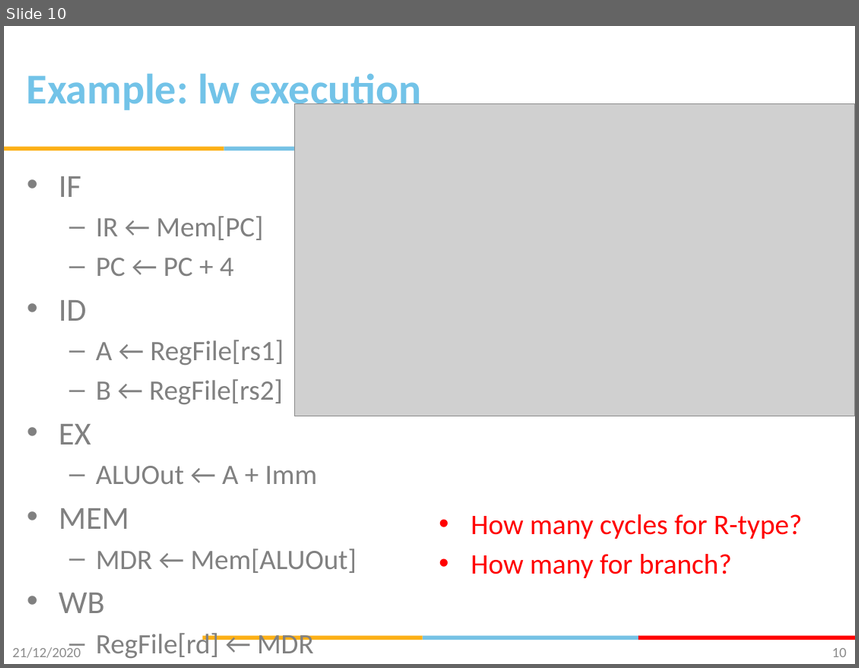
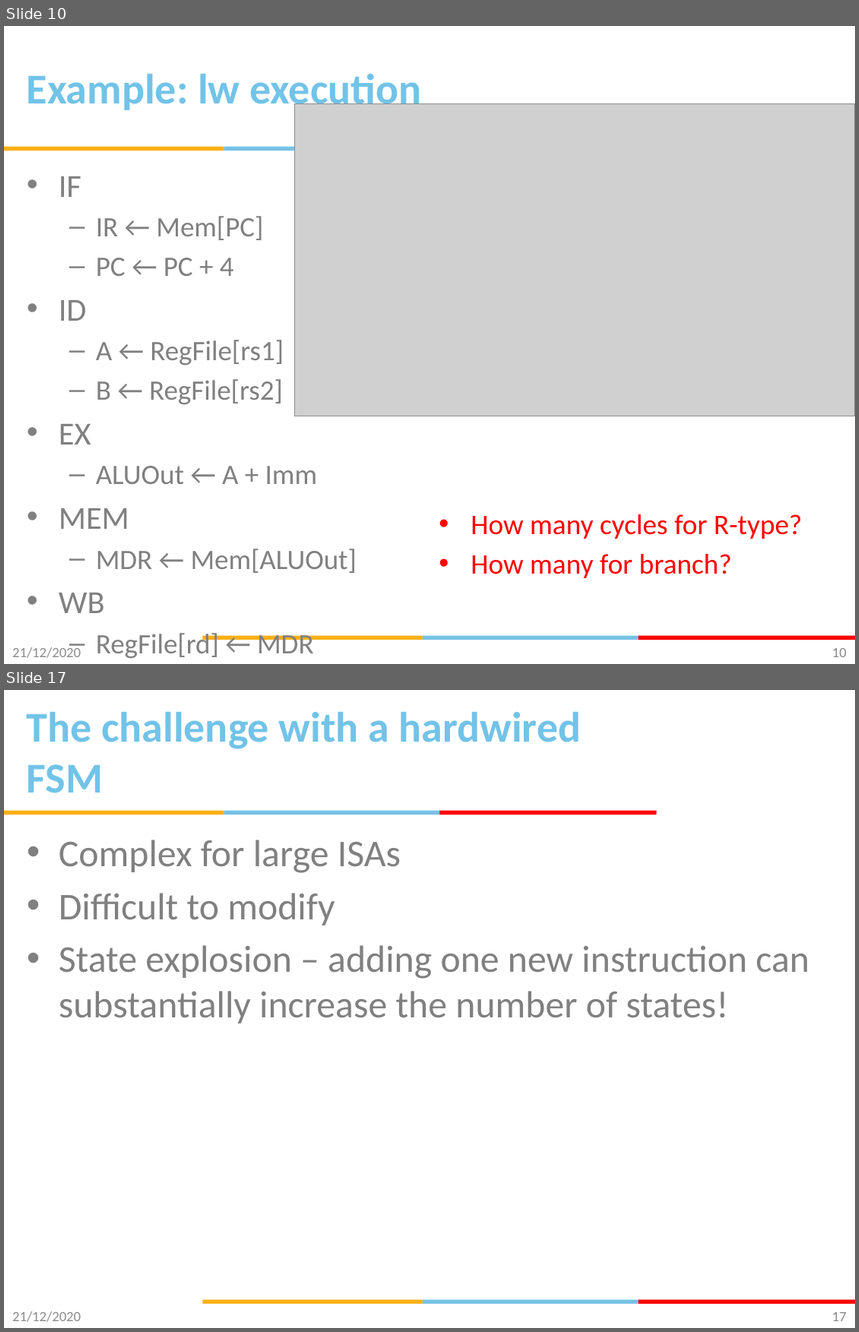
Before and after one commit to gsaurabhr-teaching/cs-f342-material, a slide deck: Lec-12-13-multi-cycle-cpu.pptx. Shown one above the other, each under a label of ours: slide 10 before the commit, slides 10 and 17 after it; the slides between them are not shown. The pictures are 859x668 and 859x1332 pixels, drawn with LibreOffice and Linux fonts; fonts in the diff are those of the drawing; grey boxes stand for pictures; background and template pictures are left out. Boxes give left, top, right and bottom in pixels: in the first picture for what was removed or moved away, otherwise in the second. Text is boxed around its words. In the diff, an @@ line names an element or a change of style, - is before the commit and + after.

```diff
--- a/Lec-12-13-multi-cycle-cpu.pptx
+++ b/Lec-12-13-multi-cycle-cpu.pptx
@@ slide 17 added at (4, 690, 855, 1328), background #FFFFFF; not listed: 5 template elements that a slide beside it also shows @@
@@ title added at (27, 711, 582, 793), 36 pt, text #72C3E8, bold @@
+The challenge with a hardwired FSM
@@ rectangle added at (439, 811, 657, 815), fill #FF0000 @@
@@ text added at (59, 840, 810, 1024), 32 pt, text #808080 @@
+• Complex for large ISAs
+• Difficult to modify
+• State explosion – adding one new instruction can substantially increase the number of states!
@@ text added at (12, 1312, 81, 1322), 12 pt, text #8C8C8C @@
+21/12/2020
@@ page number added at (832, 1312, 847, 1322), 12 pt, text #898989 @@
+17
```
Also in this commit, not shown: 2 slides changed, 5 other slides added.
